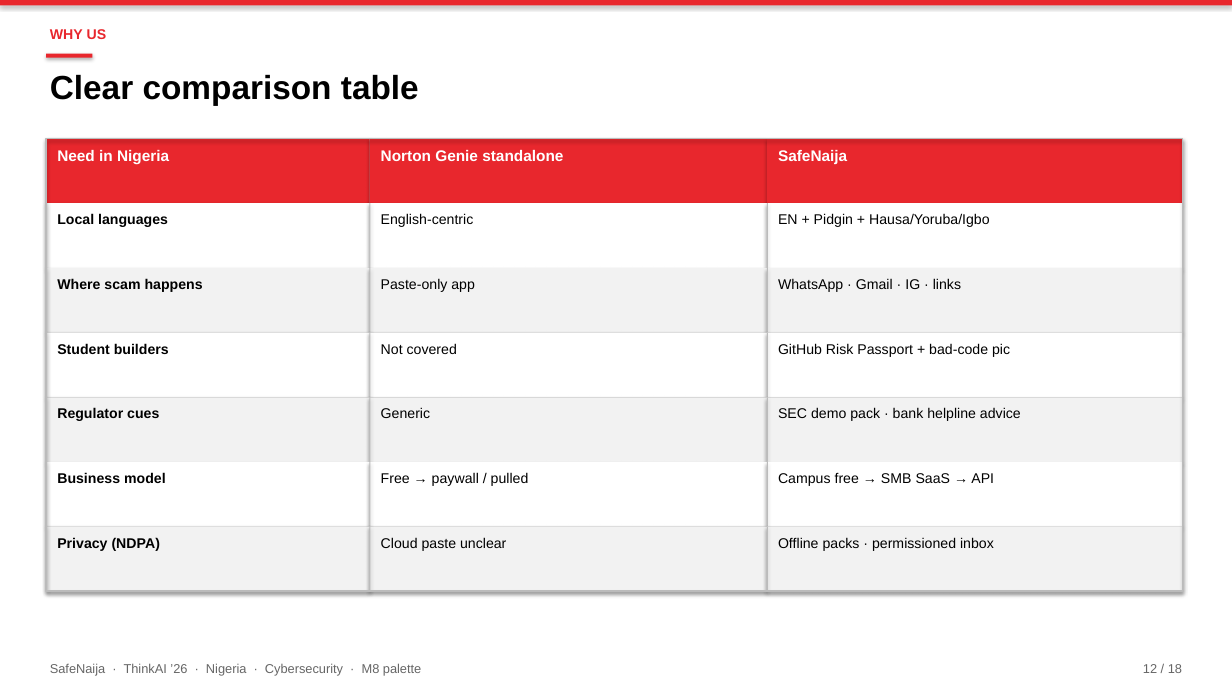
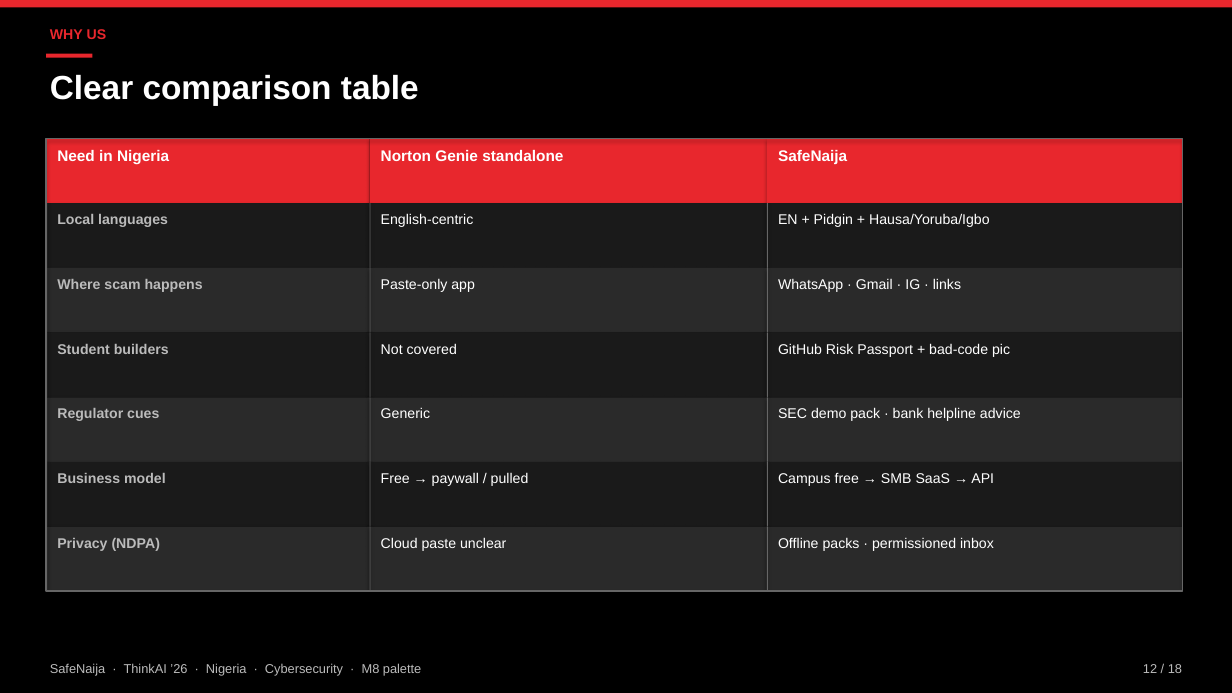
Before and after one commit to Shreeya1-pixel/SafeNajia, a slide deck: slide 12 of outputs/SafeNaija.pptx. Drawn at 1232x693 pixels with LibreOffice and Linux fonts; fonts in the diff are those of the drawing. Boxes give left, top, right and bottom in pixels: in the first picture for what was removed or moved away, otherwise in the second. Text is boxed around its words. In the diff, an @@ line names an element or a change of style, - is before the commit and + after.

```diff
--- a/outputs/SafeNaija.pptx
+++ b/outputs/SafeNaija.pptx
@@ rectangle at (x1=0, y1=0, x2=1232, y2=693): fill #FFFFFF to #000000 @@
@@ rectangle at (x1=46, y1=139, x2=1183, y2=592): outline #BBBBBB 1.25 pt to #666666 1.25 pt @@
@@ fill #FFFFFF to #1A1A1A in 9 elements at (x1=46, y1=203, x2=370, y2=268), (x1=370, y1=203, x2=767, y2=268), (x1=767, y1=203, x2=1183, y2=268), (x1=46, y1=333, x2=370, y2=397), (x1=370, y1=333, x2=767, y2=397), (x1=767, y1=333, x2=1183, y2=397), (x1=46, y1=462, x2=370, y2=527), (x1=370, y1=462, x2=767, y2=527), (x1=767, y1=462, x2=1183, y2=527) @@
@@ text colour #000000 to #BBBBBB in 6 elements at (x1=57, y1=214, x2=168, y2=227), (x1=57, y1=279, x2=203, y2=292), (x1=57, y1=344, x2=169, y2=354), (x1=57, y1=408, x2=159, y2=421), (x1=57, y1=473, x2=166, y2=483), (x1=57, y1=538, x2=160, y2=551) @@
@@ fill #BBBBBB to #666666 in 18 elements at (x1=46, y1=203, x2=47, y2=268), (x1=370, y1=203, x2=371, y2=268), (x1=767, y1=203, x2=768, y2=268), (x1=46, y1=268, x2=47, y2=333), (x1=370, y1=268, x2=371, y2=333), (x1=767, y1=268, x2=768, y2=333), (x1=46, y1=333, x2=47, y2=397), (x1=370, y1=333, x2=371, y2=397), (x1=767, y1=333, x2=768, y2=397), (x1=46, y1=397, x2=47, y2=462), (x1=370, y1=397, x2=371, y2=462), (x1=767, y1=397, x2=768, y2=462), (x1=46, y1=462, x2=47, y2=527), (x1=370, y1=462, x2=371, y2=527), (x1=767, y1=462, x2=768, y2=527), (x1=46, y1=527, x2=47, y2=592), (x1=370, y1=527, x2=371, y2=592), (x1=767, y1=527, x2=768, y2=592) @@
@@ fill #F2F2F2 to #2A2A2A in 9 elements at (x1=46, y1=268, x2=370, y2=333), (x1=370, y1=268, x2=767, y2=333), (x1=767, y1=268, x2=1183, y2=333), (x1=46, y1=397, x2=370, y2=462), (x1=370, y1=397, x2=767, y2=462), (x1=767, y1=397, x2=1183, y2=462), (x1=46, y1=527, x2=370, y2=592), (x1=370, y1=527, x2=767, y2=592), (x1=767, y1=527, x2=1183, y2=592) @@
@@ text colour #000000 to #FFFFFF in 13 elements at (x1=50, y1=74, x2=419, y2=106), (x1=381, y1=213, x2=474, y2=227), (x1=778, y1=213, x2=990, y2=227), (x1=381, y1=279, x2=475, y2=292), (x1=778, y1=278, x2=961, y2=292), (x1=381, y1=343, x2=457, y2=354), (x1=778, y1=343, x2=1010, y2=357), (x1=381, y1=407, x2=430, y2=418), (x1=778, y1=407, x2=1021, y2=421), (x1=381, y1=472, x2=529, y2=486), (x1=778, y1=473, x2=994, y2=486), (x1=381, y1=537, x2=506, y2=551), (x1=778, y1=537, x2=994, y2=551) @@
@@ text "SafeNaija · ThinkAI ’26 · ..." at (x1=50, y1=663, x2=421, y2=676): text colour #666666 to #BBBBBB @@
@@ text "12 / 18" at (x1=1143, y1=664, x2=1182, y2=673): text colour #666666 to #BBBBBB @@
```
Also in this commit, not shown: 15 other slides changed, 1 other file.
